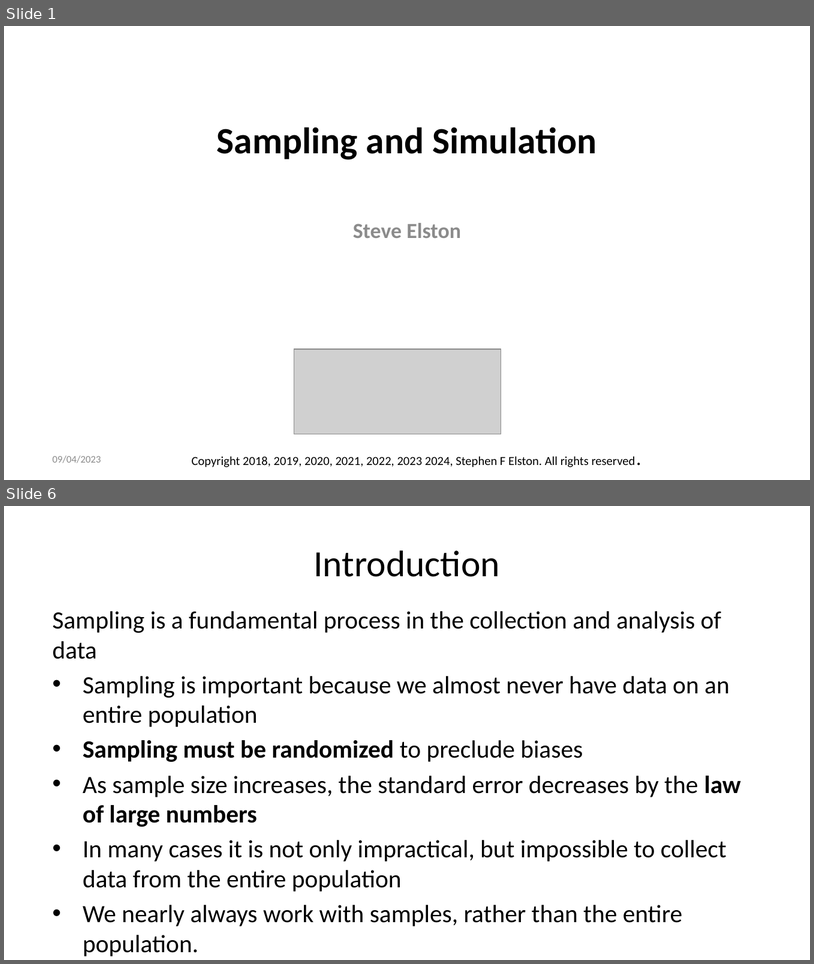
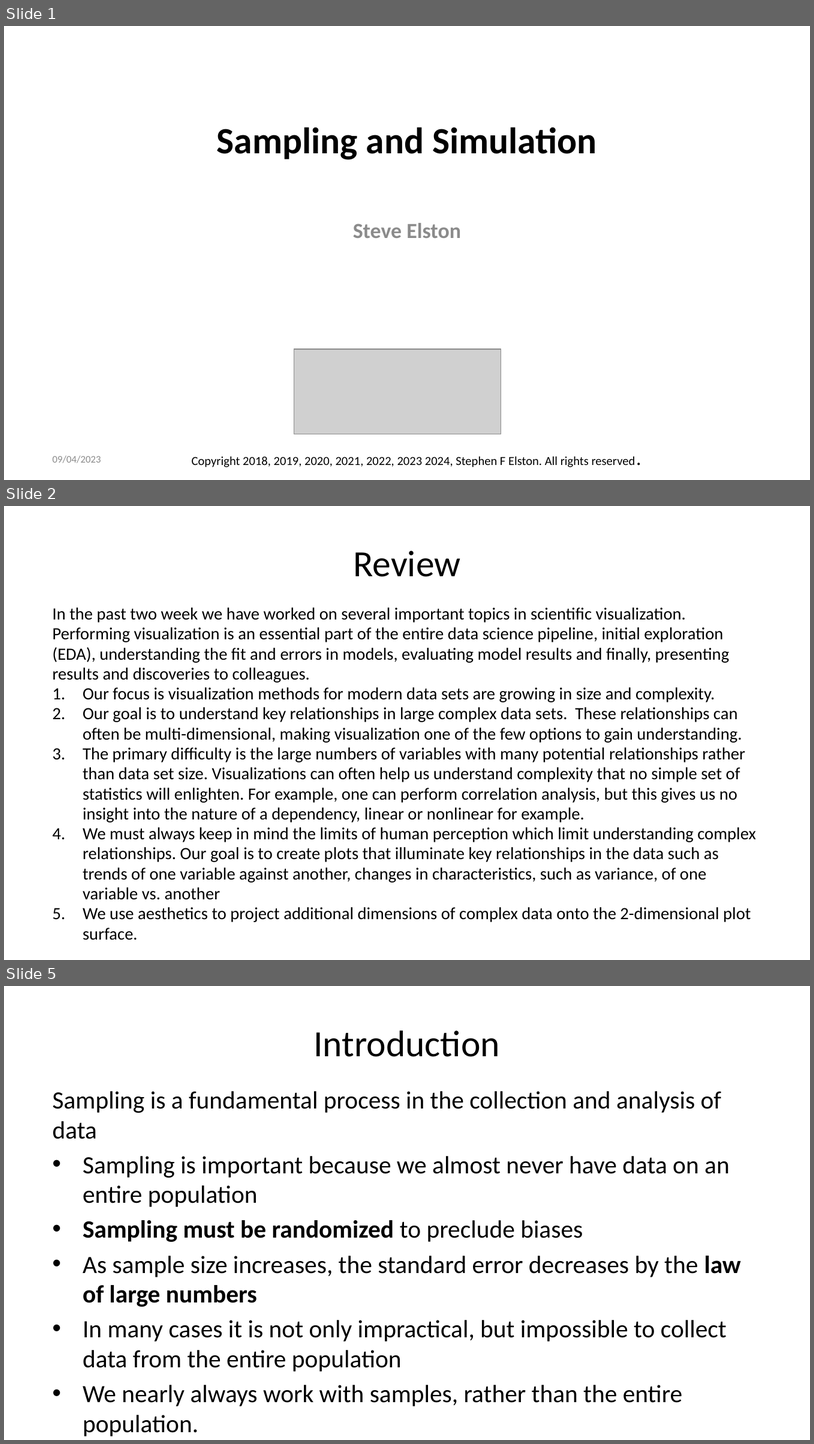
Before and after one commit to StephenElston/CSCI-E-83, a slide deck: LectureSlides/04_SamplingAndSimulation.pptx. Shown one above the other, each under a label of ours: slides 1 and 6 before the commit, slides 1, 2 and 5 after it; the slides between them are not shown. The pictures are 814x964 and 814x1444 pixels, drawn with LibreOffice and Linux fonts; fonts in the diff are those of the drawing; grey boxes stand for pictures. Boxes give left, top, right and bottom in pixels: in the first picture for what was removed or moved away, otherwise in the second. Text is boxed around its words. In the diff, an @@ line names an element or a change of style, - is before the commit and + after.

```diff
--- a/LectureSlides/04_SamplingAndSimulation.pptx
+++ b/LectureSlides/04_SamplingAndSimulation.pptx
@@ slide 2 added at <box>4,506,810,960</box>, background #FFFFFF @@
@@ title added at <box>353,550,461,577</box>, 33 pt, text #000000 @@
+Review
@@ text added at <box>53,607,756,940</box>, 15.3 pt, text #000000 @@
+In the past two week we have worked on several important topics in scientific visualization. Performing visualization is an essential part of the entire data science pipeline, initial exploration (EDA), understanding the fit and errors in models, evaluating model results and finally, presenting results and discoveries to colleagues.
+1. Our focus is visualization methods for modern data sets are growing in size and complexity.
+2. Our goal is to understand key relationships in large complex data sets. These relationships can often be multi-dimensional, making visualization one of the few options to gain understanding.
+3. The primary difficulty is the large numbers of variables with many potential relationships rather than data set size. Visualizations can often help us understand complexity that no simple set of statistics will enlighten. For example, one can perform correlation analysis, but this gives us no insight into the nature of a dependency, linear or nonlinear for example.
+4. We must always keep in mind the limits of human perception which limit understanding complex relationships. Our goal is to create plots that illuminate key relationships in the data such as trends of one variable against another, changes in characteristics, such as variance, of one variable vs. another
+5. We use aesthetics to project additional dimensions of complex data onto the 2-dimensional plot surface.
@@ what was slide 6 is now slide 5 @@
```
Also in this commit, not shown: 2 other slides added, 4 slides removed.
